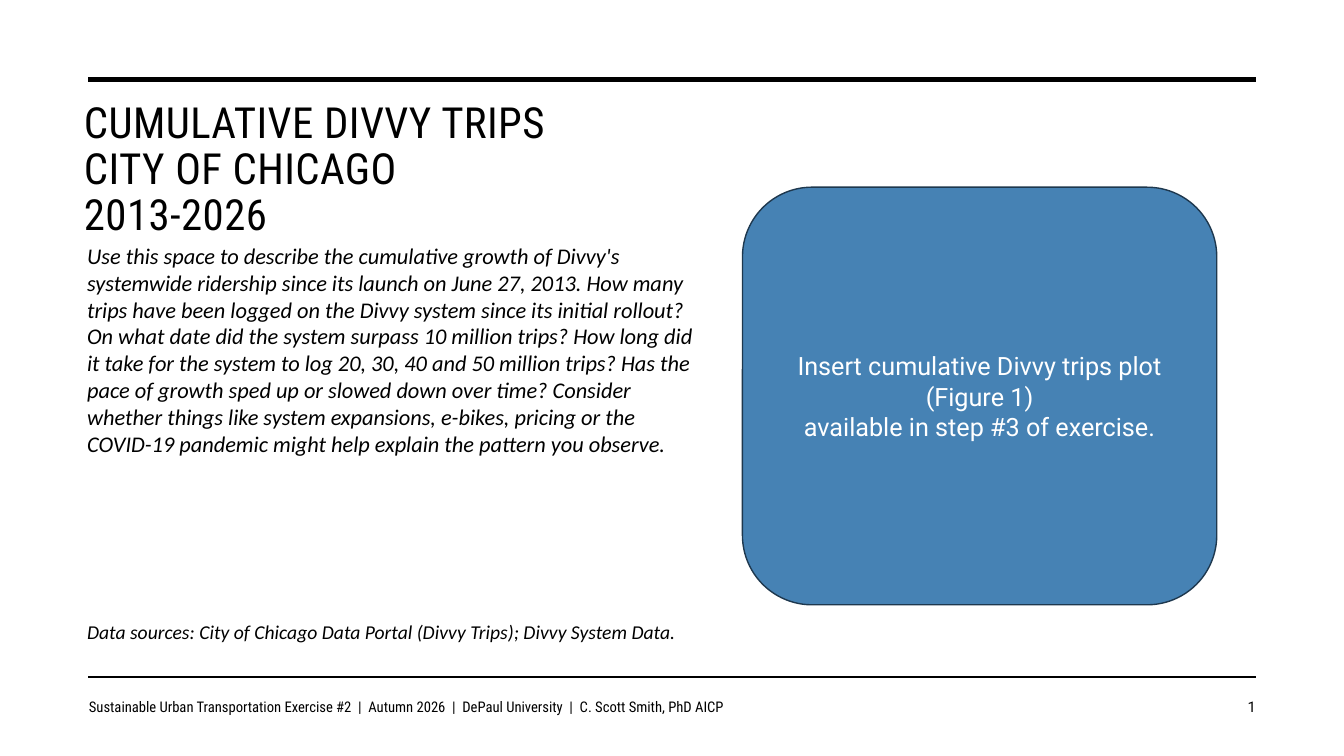
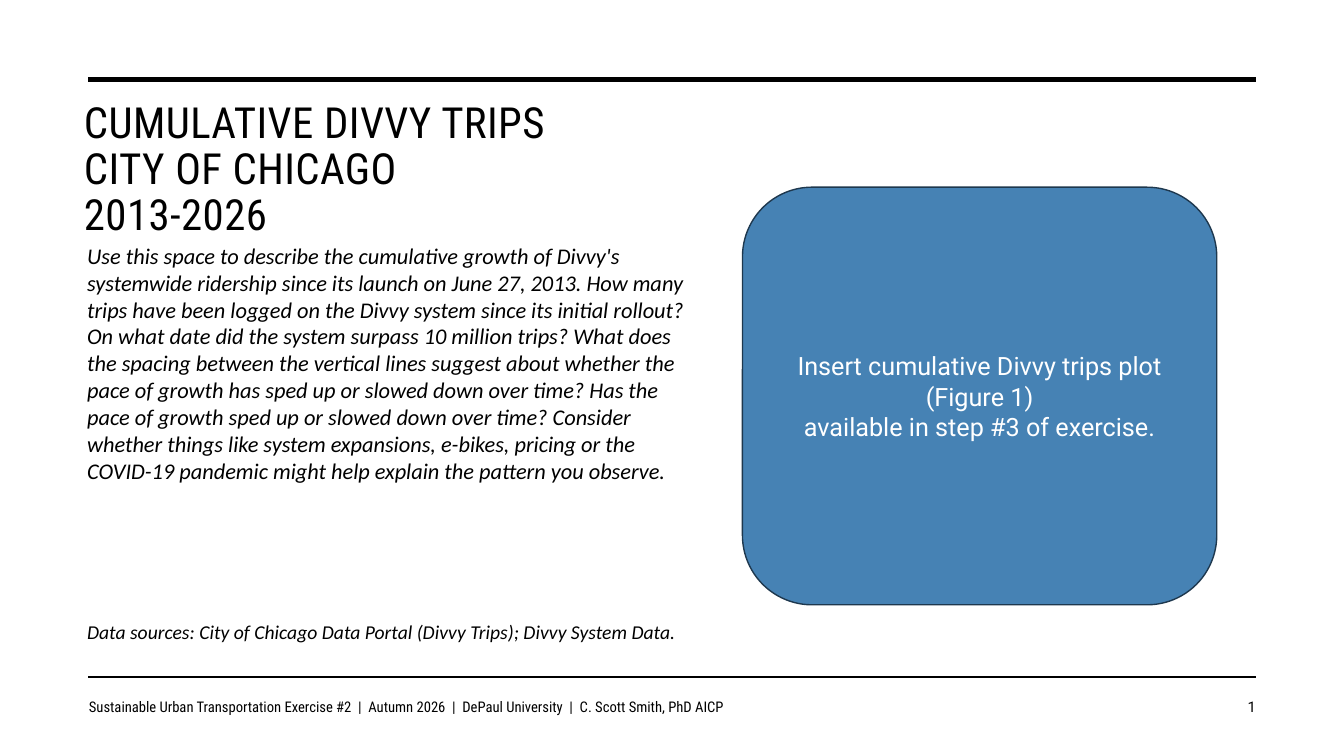
Before and after one commit to justenvirons/pedagogy, a slide deck: slide 1 of 2027/GEO330_Fall_Quarter/exercises/Exercise_02/slides/Exercise02_Template.pptx. Drawn at 1344x756 pixels with LibreOffice and Linux fonts; fonts in the diff are those of the drawing. Boxes give left, top, right and bottom in pixels: in the first picture for what was removed or moved away, otherwise in the second. Text is boxed around its words. In the diff, an @@ line names an element or a change of style, - is before the commit and + after.

```diff
--- a/2027/GEO330_Fall_Quarter/exercises/Exercise_02/slides/Exercise02_Template.pptx
+++ b/2027/GEO330_Fall_Quarter/exercises/Exercise_02/slides/Exercise02_Template.pptx
@@ text at bbox=[87, 248, 683, 483]: text changed @@
-Use this space to describe the cumulative growth of Divvy's systemwide ridership since its launch on June 27, 2013. How many trips have been logged on the Divvy system since its initial rollout? On what date did the system surpass 10 million trips? How long did it take for the system to log 20, 30, 40 and 50 million trips? Has the pace of growth sped up or slowed down over time? Consider whether things like system expansions, e-bikes, pricing or the COVID-19 pandemic might help explain the pattern you observe.
+Use this space to describe the cumulative growth of Divvy's systemwide ridership since its launch on June 27, 2013. How many trips have been logged on the Divvy system since its initial rollout? On what date did the system surpass 10 million trips? What does the spacing between the vertical lines suggest about whether the pace of growth has sped up or slowed down over time? Has the pace of growth sped up or slowed down over time? Consider whether things like system expansions, e-bikes, pricing or the COVID-19 pandemic might help explain the pattern you observe.
```
Also in this commit, not shown: 6 other slides changed, 2 other files.
